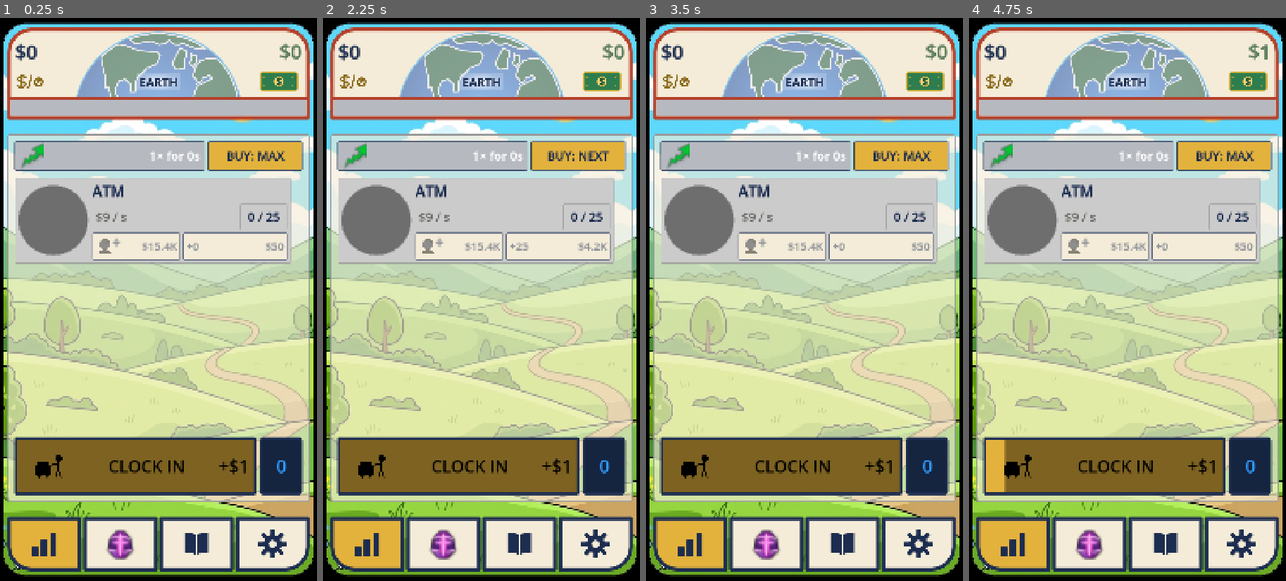
Above: before the commit, frames 1-4 (left to right).
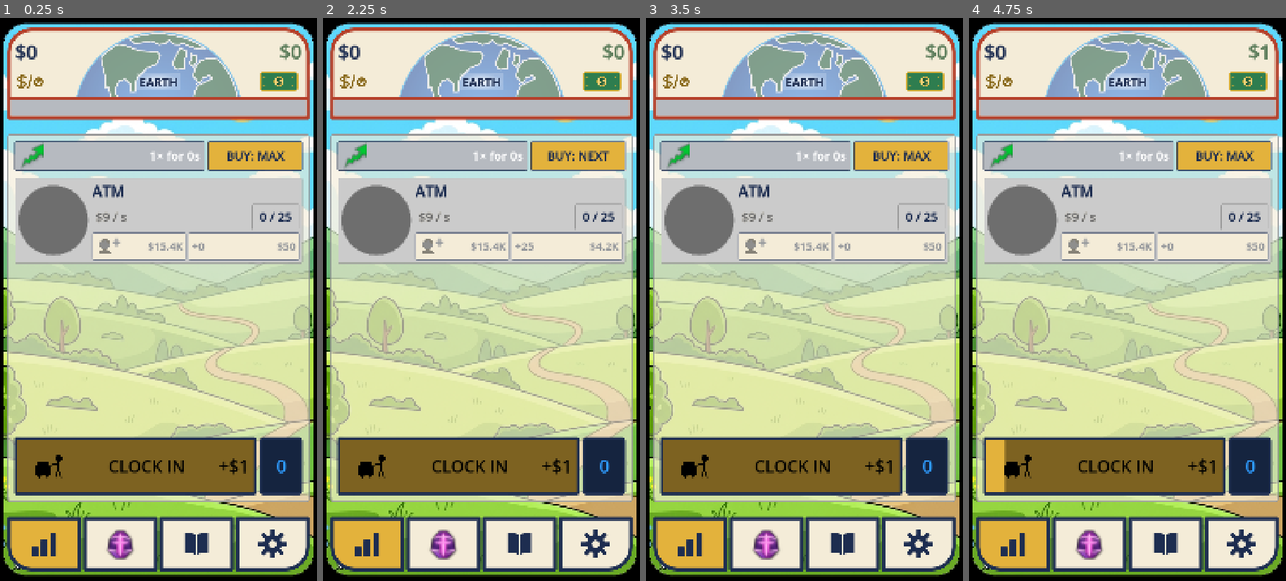
Above: after the commit, the same moments.

Repository: TimGoergen/american-tycoon
Game: Godot game, scene res://Main.tscn
Two runs of this game, one before a commit and one after it. Both use one fixed random seed, a clock stepped at 60 frames per second and the inputs below.
Inputs (mouse positions are in pixels of both pictures, inside the frame that each line leads up to):
- Up to frame 1 (0.25 s): no input
- Up to frame 2 (2.25 s): click "BUY: MAX" at 0.5 s; click "BUY: ×1" at 1.25 s; click "BUY: ×10" at 2 s
- Up to frame 3 (3.5 s): click "BUY: NEXT" at 2.75 s
- Up to frame 4 (4.75 s): click (1105, 468) at 3.5 s; click (1013, 541) at 4.27 s

The runs differ from the first frame. In frame 1, 1.2% of the frame differs, in the area x 44-96%, y 28-44%; in frame 2, 1.2%; in frame 3, 1.2%; in frame 4, 1.2%.

Commit message:
Replace the ladder scrollbar with a transient ghost handle
The always-visible bar spent horizontal space on a control nobody
drags on a phone. The native scrollbar is hidden (SHOW_NEVER), the
reserved right gap is removed so the property rows take the full
width, and a new GhostScrollBar overlay fades a translucent navy
pill in over the right edge while the list scrolls (0.6s hold, 0.4s
fade; no track, mouse-ignoring, draws nothing when faded out or when
everything fits).

Co-Authored-By: Claude Fable 5 <noreply@anthropic.com>
Claude-Session: https://claude.ai/code/session_01V2mTLbKztKGNf3y2Xw5aUW

Diff:
--- a/game/scripts/Main.gd
+++ b/game/scripts/Main.gd
@@ -515,10 +515,11 @@
 	action_row.add_child(_buy_mode_button)
 
 	# The property ladder: the rows in a vertical scroll (GDD §2), hosted in a plain
-	# Control so the ScrollEdgeArrows overlay can sit ON the list (top/bottom paging
-	# strips that double as "more content this way" cues — Tim, 2026-07-05) without
-	# reserving any layout space. The vertical scrollbar gets the styled wide-handle /
-	# narrow-track look (UiPalette.style_vscrollbar).
+	# Control so the two overlays can sit ON the list without reserving layout space:
+	# the ScrollEdgeArrows paging strips (Tim, 2026-07-05), and the GhostScrollBar.
+	# The native scrollbar is gone entirely (Tim, 2026-07-08) — it spent horizontal
+	# space on a control nobody drags on a phone. The rows take its full width, and the
+	# ghost handle fades in over them only while the list is actually scrolling.
 	var ladder_area := Control.new()
 	ladder_area.size_flags_vertical = Control.SIZE_EXPAND_FILL
 	v.add_child(ladder_area)
@@ -526,29 +527,23 @@
 	var scroll := ScrollContainer.new()
 	scroll.set_anchors_and_offsets_preset(Control.PRESET_FULL_RECT)
 	scroll.horizontal_scroll_mode = ScrollContainer.SCROLL_MODE_DISABLED
-	scroll.vertical_scroll_mode = ScrollContainer.SCROLL_MODE_RESERVE
+	scroll.vertical_scroll_mode = ScrollContainer.SCROLL_MODE_SHOW_NEVER
 	ladder_area.add_child(scroll)
-	UiPalette.style_vscrollbar(scroll.get_v_scroll_bar())
 	_ladder_scroll = scroll
 
 	var ladder_arrows := ScrollEdgeArrows.new()
 	ladder_arrows.setup(scroll)
 	ladder_area.add_child(ladder_arrows)
 
-	# A right margin narrows the property rows so a visible gap sits between their right edge and
-	# the scrollbar handle (Tim, 2026-06-28). The ScrollContainer does NOT reserve a gutter here
-	# (the bar overlays the right edge), so the margin must clear the FULL scrollbar width and then
-	# leave a visible gap beyond it — hence scrollbar width + a 16px gap.
-	const LADDER_SCROLLBAR_GAP := UiPalette.SCROLLBAR_WIDTH + 16
-	var ladder_margin := MarginContainer.new()
-	ladder_margin.add_theme_constant_override("margin_right", LADDER_SCROLLBAR_GAP)
-	ladder_margin.size_flags_horizontal = Control.SIZE_EXPAND_FILL
-	scroll.add_child(ladder_margin)
+	# The transient scroll-position indicator, drawn over everything on the right edge.
+	var ghost_bar := GhostScrollBar.new()
+	ghost_bar.setup(scroll)
+	ladder_area.add_child(ghost_bar)
 
 	var ladder := VBoxContainer.new()
 	ladder.add_theme_constant_override("separation", 10)
 	ladder.size_flags_horizontal = Control.SIZE_EXPAND_FILL
-	ladder_margin.add_child(ladder)
+	scroll.add_child(ladder)
 
 	for i in range(game.economy.properties.size()):
 		var row := PropertyRow.new()
--- /dev/null
+++ b/game/scripts/ui/GhostScrollBar.gd
@@ -0,0 +1,93 @@
+class_name GhostScrollBar
+extends Control
+
+# A scrollbar HANDLE that exists only while the list is actually moving (Tim,
+# 2026-07-08): the property ladder's always-visible bar spent horizontal space on a
+# control nobody drags on a phone — flicking is the interaction. The rows get that
+# width back; this overlay fades a translucent handle in whenever the scroll position
+# changes and fades it back out once the motion stops. No track/background is drawn,
+# and it ignores the mouse entirely — it is a position INDICATOR, not a control.
+#
+# Usage — lay it over the ScrollContainer's host area, after (on top of) the scroll:
+#   var ghost := GhostScrollBar.new()
+#   ghost.setup(scroll)
+#   host.add_child(ghost)
+
+## Handle geometry: a slim rounded pill hugging the right edge.
+const HANDLE_WIDTH := 10.0
+const HANDLE_MIN_HEIGHT := 48.0  # never shrinks into an unreadable speck on long lists
+const EDGE_INSET := 4.0          # gap between the handle and the area's right edge
+const CORNER_RADIUS := 5         # half the width — full pill ends
+
+## Visibility envelope: fully visible while scrolling and for HOLD_SECONDS after the
+## last movement, then fading out over FADE_SECONDS.
+const HANDLE_ALPHA := 0.45
+const HOLD_SECONDS := 0.6
+const FADE_SECONDS := 0.4
+
+var _scroll: ScrollContainer
+## Last observed scroll position; -1 marks "not yet observed" so the first sync after
+## setup doesn't count as motion and flash the handle on tab open.
+var _last_scroll := -1.0
+## Seconds since the scroll position last changed (drives the fade envelope).
+var _since_motion := 999.0
+## The handle's pill stylebox, built once; only its color's alpha changes per frame.
+var _handle_style: StyleBoxFlat
+
+
+## Call before adding to the tree, with the ScrollContainer this overlay watches.
+func setup(scroll: ScrollContainer) -> void:
+	_scroll = scroll
+
+
+func _ready() -> void:
+	set_anchors_and_offsets_preset(Control.PRESET_FULL_RECT)
+	mouse_filter = Control.MOUSE_FILTER_IGNORE
+	_handle_style = StyleBoxFlat.new()
+	_handle_style.bg_color = Color(UiPalette.NAVY, HANDLE_ALPHA)
+	_handle_style.set_corner_radius_all(CORNER_RADIUS)
+
+
+func _process(delta: float) -> void:
+	if _scroll == null:
+		return
+	var value := float(_scroll.scroll_vertical)
+	if value != _last_scroll:
+		# Motion — but the very first observation is just syncing to wherever the list
+		# already was, not a scroll, so it doesn't wake the handle.
+		if _last_scroll >= 0.0:
+			_since_motion = 0.0
+		_last_scroll = value
+	else:
+		_since_motion += delta
+	# Redraw only through the visible window (motion + hold + fade); once faded out,
+	# the overlay draws nothing and costs nothing.
+	if _since_motion <= HOLD_SECONDS + FADE_SECONDS:
+		queue_redraw()
+
+
+## The handle's current alpha on the show → hold → fade envelope (0 once faded out).
+func _current_alpha() -> float:
+	if _since_motion <= HOLD_SECONDS:
+		return HANDLE_ALPHA
+	var into_fade := (_since_motion - HOLD_SECONDS) / FADE_SECONDS
+	return HANDLE_ALPHA * clampf(1.0 - into_fade, 0.0, 1.0)
+
+
+func _draw() -> void:
+	var alpha := _current_alpha()
+	if alpha <= 0.0:
+		return
+	var bar := _scroll.get_v_scroll_bar()
+	var max_scroll := bar.max_value - bar.page
+	if max_scroll <= 0.0:
+		return  # everything fits on screen — there is no position to indicate
+	# Handle height mirrors the visible fraction of the content; its travel covers the
+	# full area height, positioned by the current scroll fraction. bar.value (float)
+	# rather than scroll_vertical (int) so the handle glides with smooth scrolling.
+	var handle_height := maxf(HANDLE_MIN_HEIGHT, size.y * float(bar.page) / float(bar.max_value))
+	var y := (size.y - handle_height) * clampf(float(bar.value) / max_scroll, 0.0, 1.0)
+	_handle_style.bg_color = Color(UiPalette.NAVY, alpha)
+	draw_style_box(_handle_style, Rect2(
+		size.x - EDGE_INSET - HANDLE_WIDTH, y, HANDLE_WIDTH, handle_height
+	))
Not shown, added: game/scripts/ui/GhostScrollBar.gd.uid
